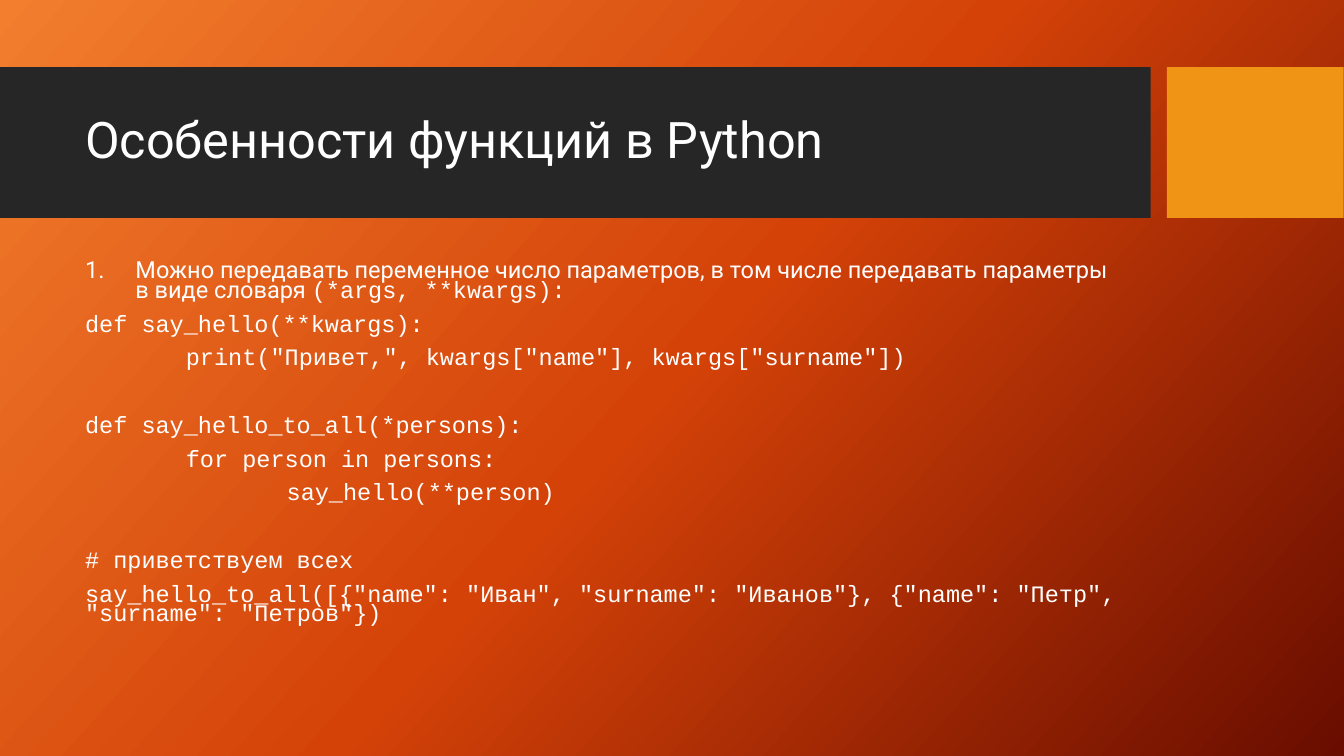
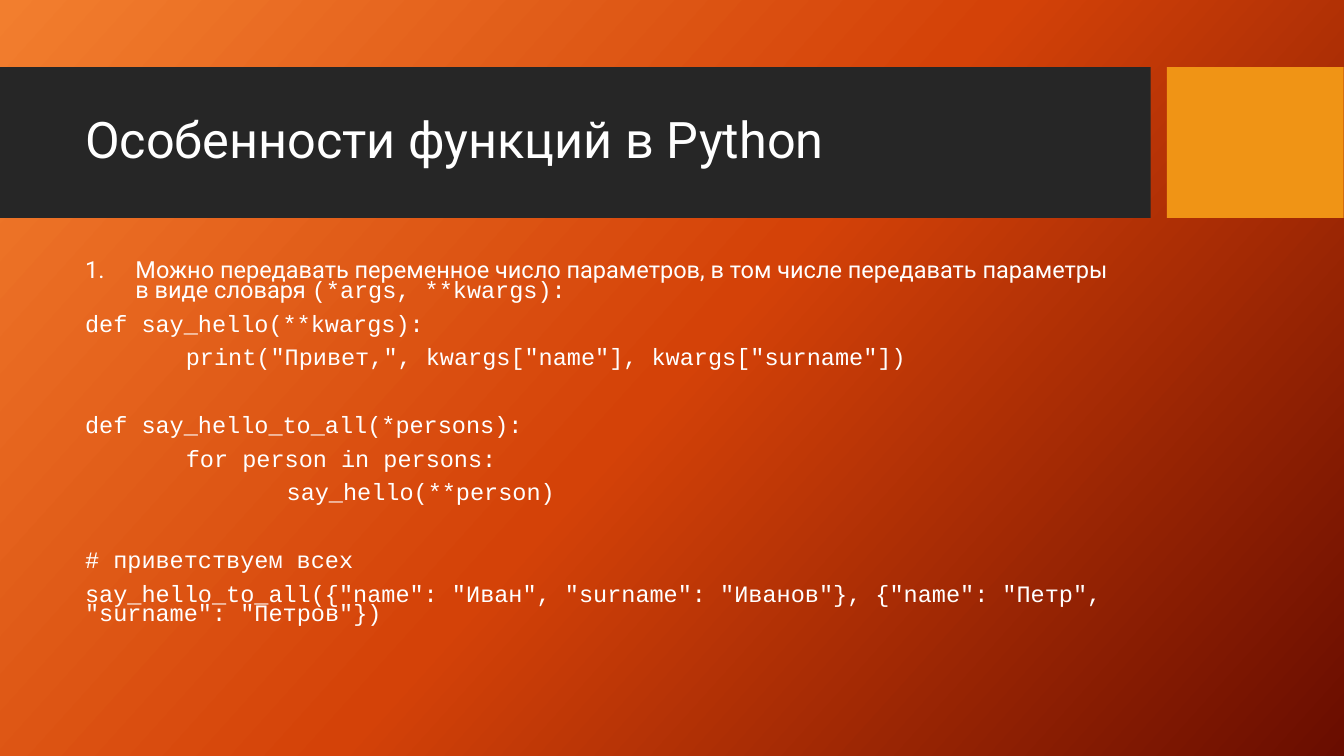
Before and after one commit to kormanowsky/popov_s_ege, a slide deck: slide 6 of 03_10_2020/3 октября презентация.pptx. Drawn at 1344x756 pixels with LibreOffice and Linux fonts; fonts in the diff are those of the drawing; background and template pictures are left out. Boxes give left, top, right and bottom in pixels: in the first picture for what was removed or moved away, otherwise in the second. Text is boxed around its words. In the diff, an @@ line names an element or a change of style, - is before the commit and + after.

Commit message:
Update presentation

```diff
--- a/03_10_2020/3 октября презентация.pptx
+++ b/03_10_2020/3 октября презентация.pptx
@@ text at (85, 585, 1101, 626): text changed @@
-say_hello_to_all([{"name": "Иван", "surname": "Иванов"}, {"name": "Петр", "surname": "Петров"})
+say_hello_to_all({"name": "Иван", "surname": "Иванов"}, {"name": "Петр", "surname": "Петров"})
```
Also in this commit, not shown: 1 other file.
